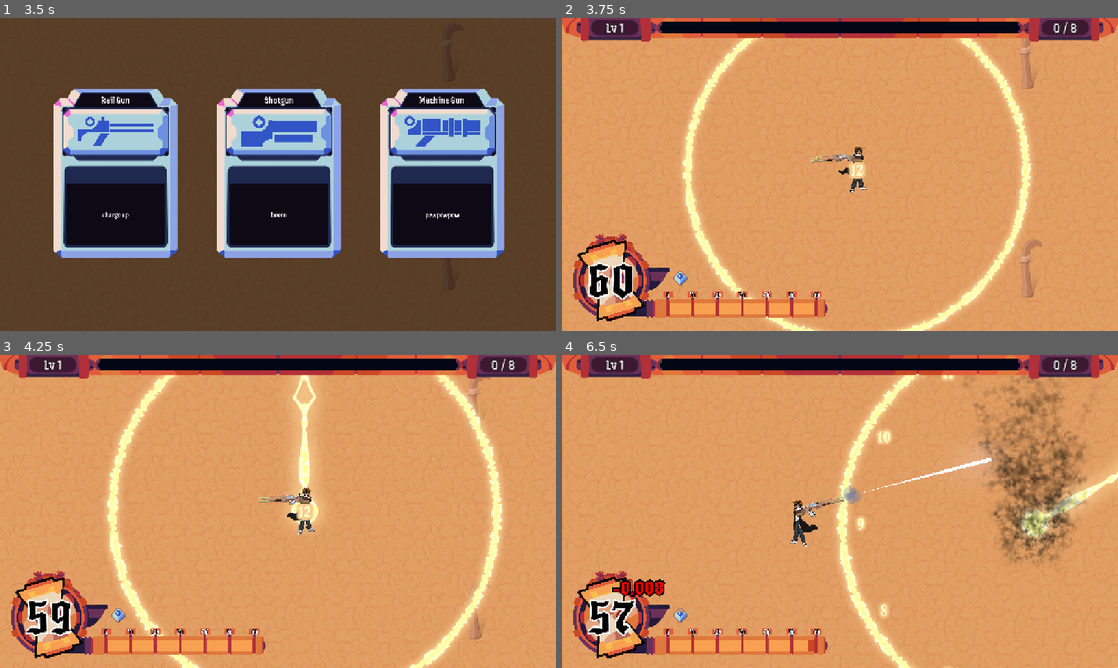
Above: before the commit, frames 1-4 (two rows, left to right).
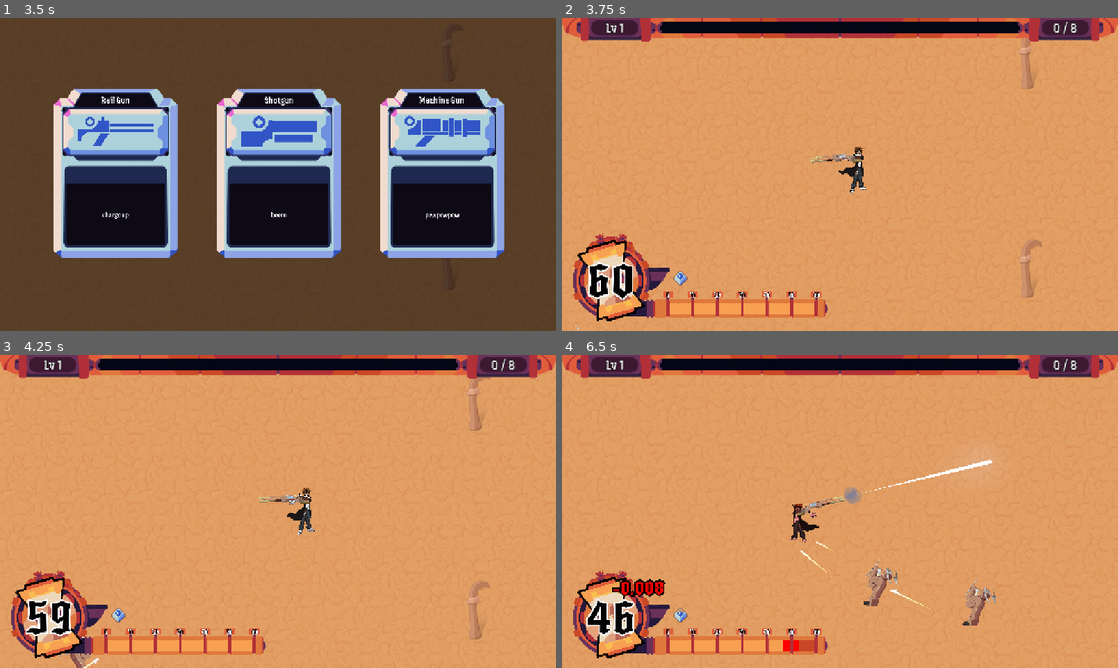
Above: after the commit, the same moments.

Repository: chiefpat450119/GMTK-2026
Game: Godot game, scene res://scenes/main.tscn
The game is run twice, just before and just after one commit, with the same random seed, the same clock (stepped at 60 frames per second) and the same inputs.
Inputs (mouse positions are in pixels of both pictures, inside the frame that each line leads up to):
- Up to frame 1 (3.5 s): tap Enter at 0.5 s; move the mouse to (400, 158) at 0.52 s; hold D (Right) 0.53-1.25 s; tap Shift (Dash) at 0.6 s; click (400, 158) at 0.67 s; drag from (166, 190) to (250, 237) at 1.27 s; click "Play" at 2 s; move the mouse to (333, 105) at 2.77 s; hold D (Right) from 2.78 s (still down); tap U at 2.85 s
- Up to frame 2 (3.75 s): release D (Right) at 3.5 s; click "Rail Gun" at 3.5 s
- Up to frame 3 (4.25 s): no input
- Up to frame 4 (6.5 s): drag from (812, 574) to (673, 464) at 4.27 s; move the mouse to (1006, 558) at 5.02 s; hold A (Left) 5.03-5.75 s; tap Shift (Dash) at 5.1 s; drag from (673, 464) to (1095, 439) at 5.77 s

Frame 1 is identical in both runs. In frame 2, 4.4% of the frame differs, in the area x 2-85%, y 6-100%; in frame 3, 6.3%; in frame 4, 11%, in the area x 4-100%, y 6-100%.

Commit message:
feat: intro SFX

Diff:
--- a/resources/audio/sound_bank.tres
+++ b/resources/audio/sound_bank.tres
@@ -45,7 +45,10 @@
 [ext_resource type="Resource" uid="uid://c700dhklq4txn" path="res://resources/audio/sound_entries/boss_spawn2.tres" id="42_0w7vi"]
 [ext_resource type="Resource" uid="uid://38k4pg8l1e3r" path="res://resources/audio/sound_entries/boss_clock_shoot_num.tres" id="43_74ell"]
 [ext_resource type="Resource" uid="uid://drwdfk1iglu2x" path="res://resources/audio/sound_entries/boss_dash_charge.tres" id="44_ys204"]
+[ext_resource type="Resource" uid="uid://bo2ogl1yscqng" path="res://resources/audio/sound_entries/intro_slide_in.tres" id="45_r01f3"]
+[ext_resource type="Resource" uid="uid://cwxeu37j6ic1k" path="res://resources/audio/sound_entries/intro_stamp_down.tres" id="46_5gmmo"]
+[ext_resource type="Resource" uid="uid://cu0eyrmv3env2" path="res://resources/audio/sound_entries/intro_stamp_down2.tres" id="47_i1wky"]
 
 [resource]
 script = ExtResource("2_bank")
-entries = Array[ExtResource("1_entry")]([ExtResource("2_umck …(1006 unchanged characters)… rce("43_74ell"), ExtResource("44_ys204")])
+entries = Array[ExtResource("1_entry")]([ExtResource("2_umck …(1006 unchanged characters)… rce("43_74ell"), ExtResource("44_ys204"), ExtResource("45_r01f3"), ExtResource("46_5gmmo"), ExtResource("47_i1wky")])
--- a/resources/audio/sound_entries/boss_spawn2.tres
+++ b/resources/audio/sound_entries/boss_spawn2.tres
@@ -7,5 +7,4 @@
 script = ExtResource("1_krq1v")
 id = &"boss_spawn2"
 stream = ExtResource("2_ug6yf")
-volume_db = 5.0
 metadata/_custom_type_script = "uid://my4saxjc4cnj"
--- /dev/null
+++ b/resources/audio/sound_entries/intro_slide_in.tres
@@ -0,0 +1,11 @@
+[gd_resource type="Resource" script_class="SoundEntry" format=3 uid="uid://bo2ogl1yscqng"]
+
+[ext_resource type="Script" uid="uid://my4saxjc4cnj" path="res://resources/audio/sound_entry.gd" id="1_xhy5b"]
+[ext_resource type="AudioStream" uid="uid://bat1jhptcdtvp" path="res://assets/sfx/Intro Slide In.wav" id="2_n480j"]
+
+[resource]
+script = ExtResource("1_xhy5b")
+id = &"intro_slide_in"
+stream = ExtResource("2_n480j")
+volume_db = -5.0
+metadata/_custom_type_script = "uid://my4saxjc4cnj"
--- /dev/null
+++ b/resources/audio/sound_entries/intro_stamp_down.tres
@@ -0,0 +1,10 @@
+[gd_resource type="Resource" script_class="SoundEntry" format=3 uid="uid://cwxeu37j6ic1k"]
+
+[ext_resource type="Script" uid="uid://my4saxjc4cnj" path="res://resources/audio/sound_entry.gd" id="1_t1koo"]
+[ext_resource type="AudioStream" uid="uid://dy7wo6l6b6m4n" path="res://assets/sfx/Intro Stamp Down.wav" id="2_x6mtk"]
+
+[resource]
+script = ExtResource("1_t1koo")
+id = &"intro_stamp_down"
+stream = ExtResource("2_x6mtk")
+metadata/_custom_type_script = "uid://my4saxjc4cnj"
--- /dev/null
+++ b/resources/audio/sound_entries/intro_stamp_down2.tres
@@ -0,0 +1,10 @@
+[gd_resource type="Resource" script_class="SoundEntry" format=3 uid="uid://cu0eyrmv3env2"]
+
+[ext_resource type="Script" uid="uid://my4saxjc4cnj" path="res://resources/audio/sound_entry.gd" id="1_nq284"]
+[ext_resource type="AudioStream" uid="uid://c5wy7wyhclhll" path="res://assets/sfx/Intro Stamp Down2.wav" id="2_nq284"]
+
+[resource]
+script = ExtResource("1_nq284")
+id = &"intro_stamp_down2"
+stream = ExtResource("2_nq284")
+metadata/_custom_type_script = "uid://my4saxjc4cnj"
--- a/scenes/entities/enemies/enemy_spawner.gd
+++ b/scenes/entities/enemies/enemy_spawner.gd
@@ -43,7 +43,7 @@
 @onready var budget: int = 5
 
 
-@export var boss_spawn_wave: int = 0
+@export var boss_spawn_wave: int = 20
 var wave_counter: int = 0
 
 var _wave_running = true
--- a/scenes/main_menu/main_menu.gd
+++ b/scenes/main_menu/main_menu.gd
@@ -119,6 +119,9 @@
 	# Now wait one frame so MAIN_MENU, so process_frame never fires and the await would hang forever.
 	await get_tree().create_timer(0.0, true).timeout
 	start_anim()
+	await get_tree().create_timer(0.8).timeout
+	SFX.play(&"intro_stamp_down")
+	SFX.play(&"intro_stamp_down2")
 
 
 func _on_hidden() -> void:
@@ -236,6 +239,7 @@
 	tween.set_parallel(true)
 
 	# rises into the frame while unwinding to upright
+	SFX.play(&"intro_slide_in")
 	tween.tween_property(hourglass_white, "position", white_rest_pos, RISE_DURATION)\
 			.from(white_rest_pos + Vector2(0, RISE_DISTANCE))\
 			.set_ease(Tween.EASE_OUT)\
Not shown, added: assets/sfx/Intro Slide In.wav.import
Not shown, added: assets/sfx/Intro Stamp Down.wav.import
Not shown, added: assets/sfx/Intro Stamp Down2.wav.import
Not shown, removed: resources/audio/sound_entries/Clocks, Tick, Old Clock, Tick Tock, Close SND116755.wav.import
Not shown, added: assets/sfx/Intro Slide In.wav
Not shown, added: assets/sfx/Intro Stamp Down.wav
Not shown, added: assets/sfx/Intro Stamp Down2.wav
Not shown, removed: resources/audio/sound_entries/Clocks, Tick, Old Clock, Tick Tock, Close SND116755.wav
